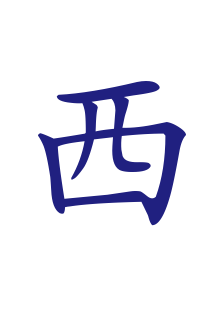
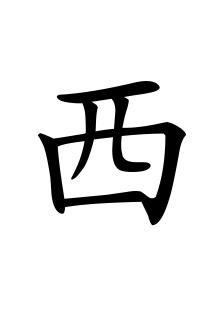
Layer changes from the first 224 x 320 image to the second:
painted on "西" over [left=38, top=81, right=186, bottom=226]
